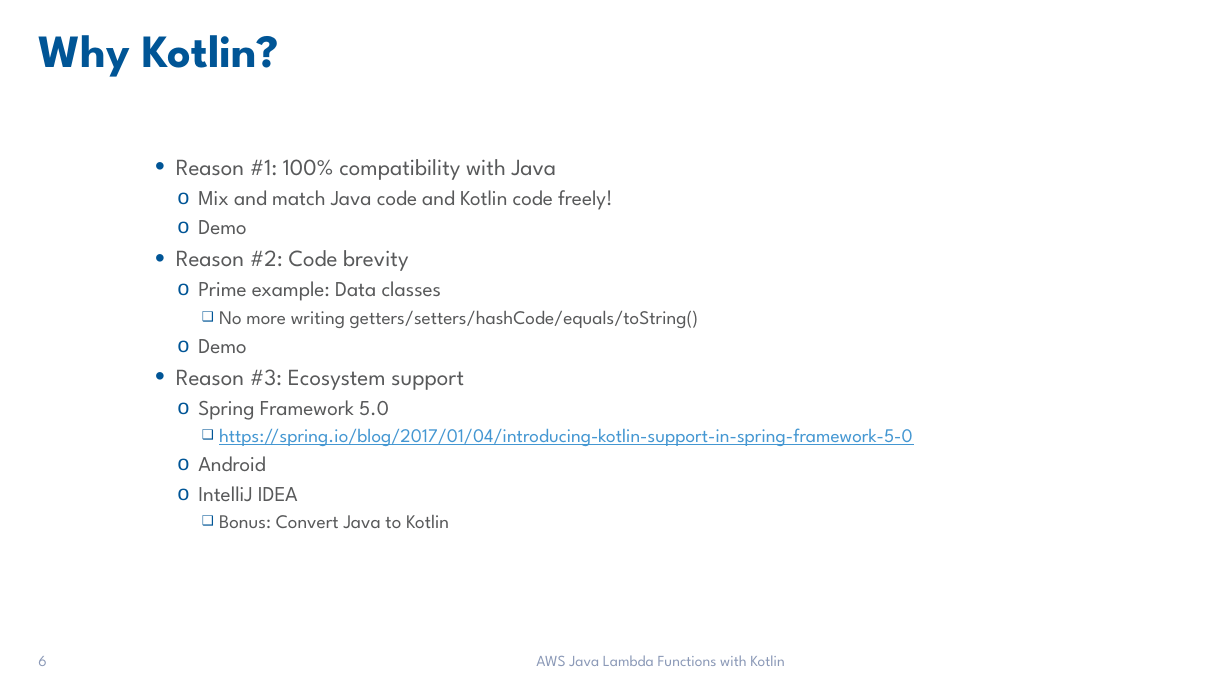
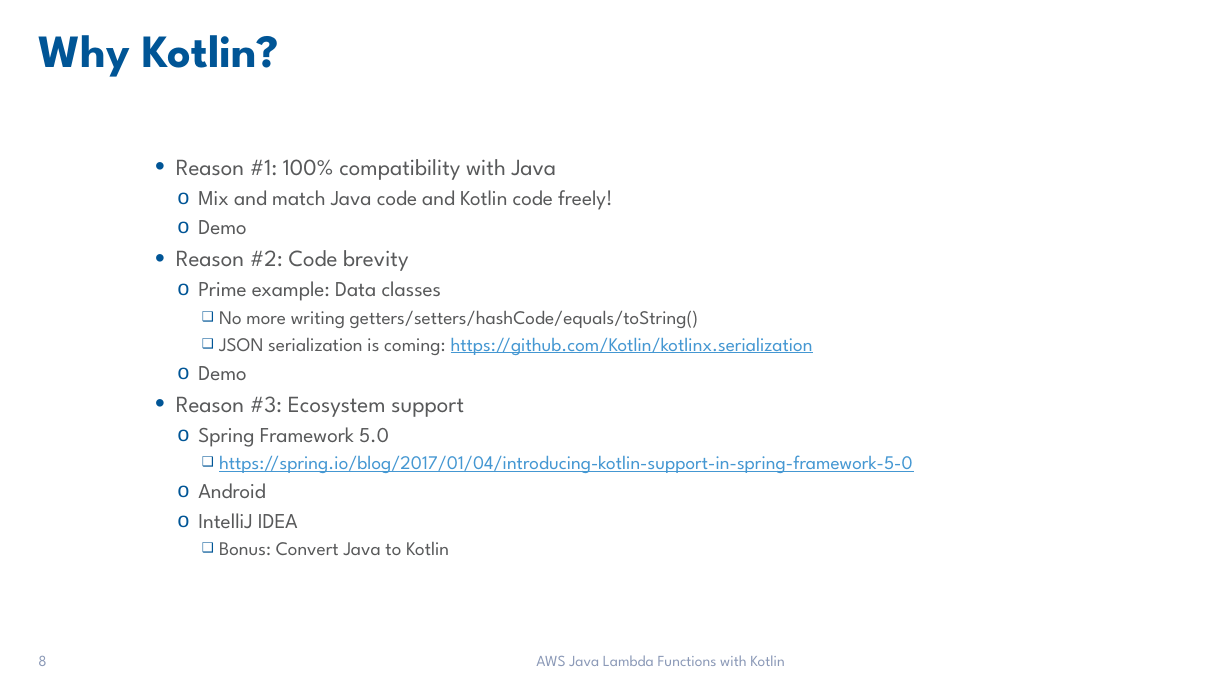
Before and after one commit to jkwuc89/Presentations, a slide deck: slide 8 of AWS Java Lambda Functions with Kotlin.pptx (slide 6 before the commit). Drawn at 1232x693 pixels with LibreOffice and Linux fonts; fonts in the diff are those of the drawing; background and template pictures are left out. Boxes give left, top, right and bottom in pixels: in the first picture for what was removed or moved away, otherwise in the second. Text is boxed around its words. In the diff, an @@ line names an element or a change of style, - is before the commit and + after.

```diff
--- a/AWS Java Lambda Functions with Kotlin.pptx
+++ b/AWS Java Lambda Functions with Kotlin.pptx
@@ text at (219,337,813,355): paragraph added @@
+    ❑ JSON serialization is coming: https://github.com/Kotlin/kotlinx.serialization
@@ page number at (38,656,46,666): text changed @@
-6
+8
```
Also in this commit, not shown: 4 other slides changed, 4 slides added.
